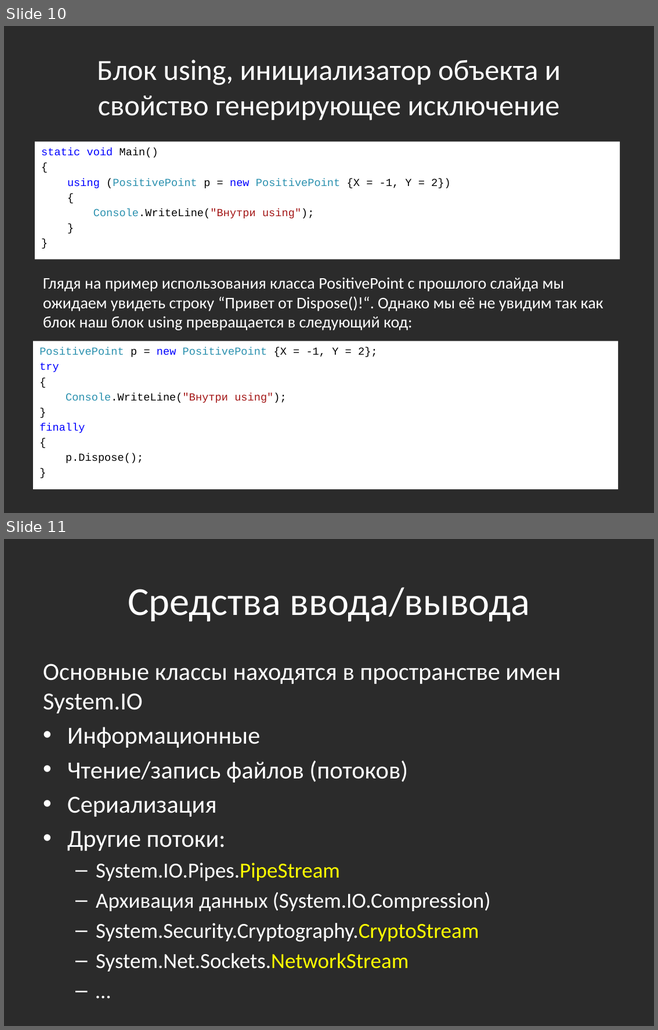
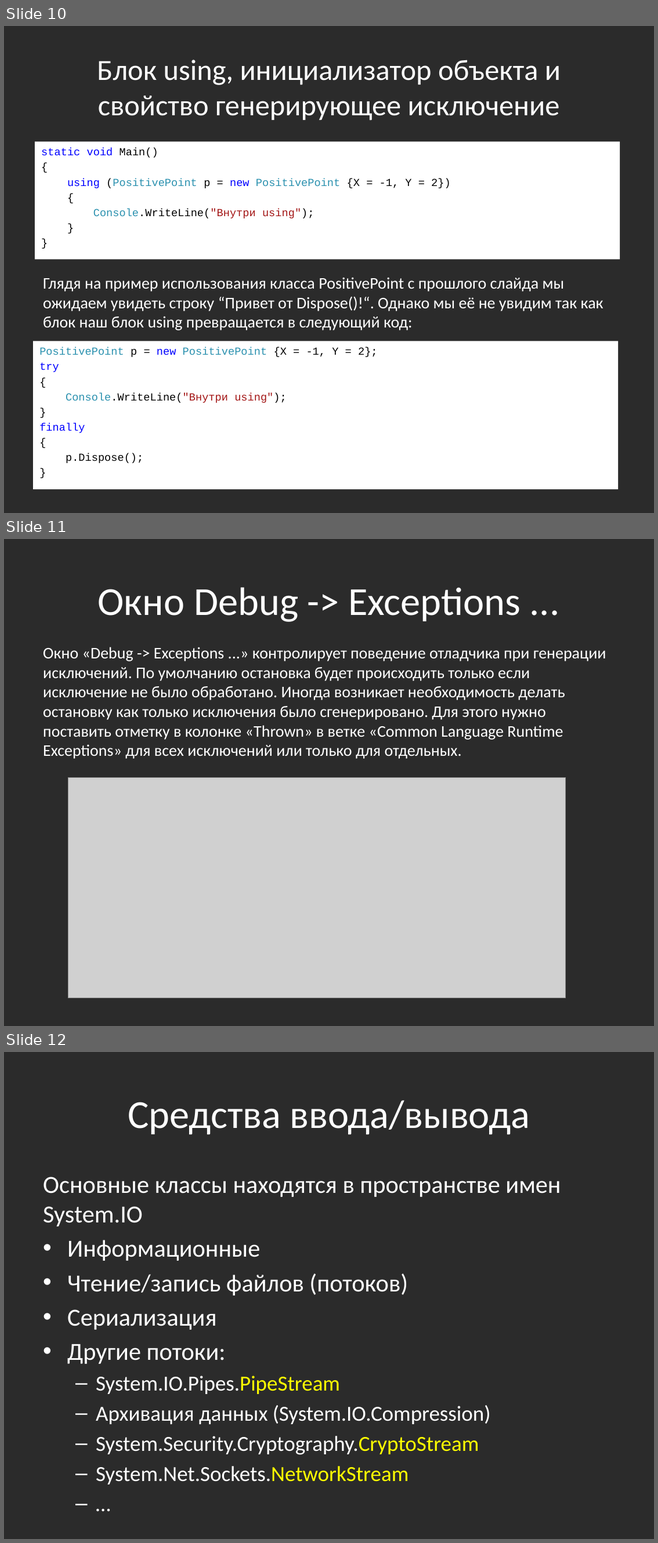
Before and after one commit to bazile/Training, a slide deck: Presentation/lesson-04-io.pptx. Shown one above the other, each under a label of ours: slides 10 and 11 before the commit, slides 10, 11 and 12 after it. The pictures are 658x1030 and 658x1543 pixels, drawn with LibreOffice and Linux fonts; fonts in the diff are those of the drawing; grey boxes stand for pictures; background and template pictures are left out; a plain dark background stands for a picture behind light text. Boxes give left, top, right and bottom in pixels: in the first picture for what was removed or moved away, otherwise in the second. Text is boxed around its words. In the diff, an @@ line names an element or a change of style, - is before the commit and + after.

Commit message:
About "Debug -> Exceptions" dialog

```diff
--- a/Presentation/lesson-04-io.pptx
+++ b/Presentation/lesson-04-io.pptx
@@ slide 11 added at (x1=4, y1=539, x2=654, y2=1026), background picture (left out) @@
@@ title added at (x1=98, y1=587, x2=520, y2=622), 44 pt, text #FFFFFF @@
+Окно Debug -> Exceptions ...
@@ text added at (x1=43, y1=647, x2=606, y2=759), 18 pt, text #FFFFFF @@
+Окно «Debug -> Exceptions ...» контролирует поведение отладчика при генерации исключений. По умолчанию остановка будет происходить только если исключение не было обработано. Иногда возникает необходимость делать остановку как только исключения было сгенерировано. Для этого нужно поставить отметку в колонке «Thrown» в ветке «Common Language Runtime Exceptions» для всех исключений или только для отдельных.
@@ picture added at (x1=68, y1=777, x2=565, y2=998) @@
@@ what was slide 11 is now slide 12 @@
```
